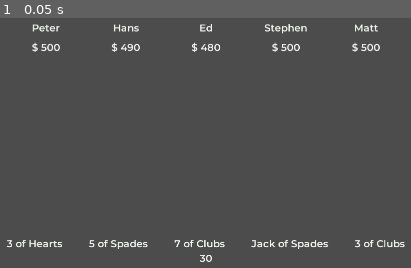
Above: before the commit, frame 1.
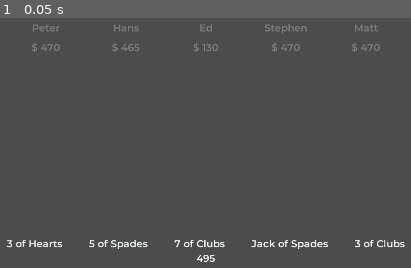
Above: after the commit, the same moment.

Repository: FanuelAnte/Fifty-Two
Game: Godot game, scene res://Scenes/Hold-em.tscn
Two runs of this game, one before a commit and one after it. Both use one fixed random seed, a clock stepped at 60 frames per second and the inputs below.
Inputs:
- Up to frame 1 (0.05 s): no input

The runs differ from the first frame. In frame 1, 1.2% of the frame differs, in the area x 7-93%, y 2-98%.

Commit message:
A perfect hand

Diff:
--- a/Scenes/Hold-em.gd
+++ b/Scenes/Hold-em.gd
@@ -27,19 +27,22 @@
 	if current_round == 0:
 		initial_round_bets()
 	elif current_round == 1:
+		print("---------------")
 		first_round_bets()
 	elif current_round == 2:
 		flop()
 	elif current_round == 3:
-		print("-----------")
+		print("---------------")
 		standard_round_bets()
 	elif current_round == 4:
 		turn_or_river(3)
 	elif current_round == 5:
+		print("---------------")
 		standard_round_bets()
 	elif current_round == 6:
 		turn_or_river(4)
 	elif current_round == 7:
+		print("---------------")
 		standard_round_bets()
 
 func initial_round_bets():
@@ -54,6 +57,7 @@
 		player.blind_bet()
 
 func first_round_bets():
+#	Globals.previous_action = "Bet"
 	check_players_status()
 	for player_index in range(blind_indexes[2], active_player_count):
 		player_list.get_child(player_index).act(current_round)
@@ -112,15 +116,6 @@
 		player.create_player()
 
 
-func test():
-	var arr = [2,2,3,2]
-
-	if arr[0] == arr[1] and arr[1] == arr[2] and arr[2] and arr[3]:
-		print("ok")
-	else:
-		print("bad")
-
-
 func _process(delta):
 	pot_lbl.text = str(Globals.pot)
 	round_lbl.text = str(current_round)
--- a/Scenes/Player.gd
+++ b/Scenes/Player.gd
@@ -8,6 +8,10 @@
 var types = ["", "Dealer", "Small Blind", "Big Blind"]
 
 var actions = ["call_bet", "bet", "fold", "check", "raise_bet"]
+
+var apprehensive_actions = [2, 3]
+
+var aggressive_actions = [0, 4]
 
 var hole = []
 
@@ -24,6 +28,7 @@
 	hint_tooltip = types[type] + "\n" + hole[0] + "\n" + hole[1]
 	name_lbl.text = player_name
 	cash_lbl.text = "$ " + str(cash)
+#	if !is_active:
 
 func deal_hand():
 	for i in range(2):
@@ -34,9 +39,45 @@
 	deal_hand()
 
 func act(current_round):
+#	yield(get_tree().create_timer(1), "timeout")
+
+	var previous_action = Globals.previous_action
+
 	randomize()
 	if is_active:
-		rank_hand(current_round)
+		var hand_rank = rank_hand(current_round)
+
+#		print(hand_rank)
+
+		if current_round == 1:
+#			if hand_rank < 10:
+				var action = actions[aggressive_actions[randi() % aggressive_actions.size()]]
+				if action == "raise_bet":
+					call(action, Globals.current_bet_amount * 2)
+				else:
+					call(action)
+
+		elif current_round == 3 or current_round == 5 or current_round == 7:
+			if hand_rank < 10:
+				if previous_action == "-" or previous_action == "Fold" or previous_action == "Check":
+					bet(randi() % (cash/2) + 5)
+				else:
+					var action = actions[aggressive_actions[randi() % aggressive_actions.size()]]
+					if action == "raise_bet":
+						call(action, Globals.current_bet_amount * 2)
+					else:
+						call(action)
+			else:
+				if previous_action == "-" or previous_action == "Fold" or previous_action == "Check":
+					var action = actions[apprehensive_actions[randi() % apprehensive_actions.size()]]
+					call(action)
+				else:
+					fold()
+
+#		print(current_round)
+#		print(player_name)
+#		print(hand_rank)
+#		print("-----------")
 #		var action = actions[randi() % actions.size()]
 #		Globals.current_action = player_name + ":  " + action
 #		if action == "bet" or action == "raise_bet":
@@ -49,6 +90,8 @@
 	var card_suits = []
 	var card_value_indexes = []
 
+	var rank = 10
+
 	if current_round == 1:
 		for card in hole:
 			card_values.append(card.split(" ")[0])
@@ -67,26 +110,33 @@
 
 		if card_suits[0] == card_suits [1]:
 			#check flush
-			print(player_name + " is on a flush")
+#			print(player_name + " is on a flush")
+			rank = Globals.hand_rankings["Flush"]
 
 			#check royal flush
 			if card_values[0] != card_values[1]:
 				if card_values[0] in Globals.hand_rankings_reference["Royal Flush"] and card_values[1] in Globals.hand_rankings_reference["Royal Flush"]:
-					print(player_name + " is on a royal flush")
+#					print(player_name + " is on a royal flush")
+					rank = Globals.hand_rankings["Royal Flush"]
 
 		#check four of a kind, full house, three of a kind, two pair and one pair
 		elif card_values[0] == card_values[1]:
-			print(player_name + " is on a four of a kind, full house, three of a kind, two pair or one pair")
+#			print(player_name + " is on a four of a kind, full house, three of a kind, two pair or one pair")
+			rank = Globals.hand_rankings["Four of a Kind"]
 
 		#check straight
 		elif card_value_indexes[0] == card_value_indexes[1] - 1:
-			print(player_name + " is on a straight")
+#			print(player_name + " is on a straight")
+			rank = Globals.hand_rankings["Straight"]
+
 			#check straight flush
 			if card_suits[0] == card_suits [1]:
-				print(player_name + " is on a straight flush")
+#				print(player_name + " is on a straight flush")
+				rank = Globals.hand_rankings["Straight Flush"]
 
 		else:
-			print(player_name + " has rags")
+#			print(player_name + " has rags")
+			rank = Globals.hand_rankings["Rags"]
 
 	elif current_round == 3:
 		for card in hole:
@@ -107,116 +157,75 @@
 				if card_value_rank[1] == card_value:
 					card_value_indexes.append(card_value_rank[0])
 
-		var broken_suit = false
-		var royal = true
-		var duplicate_card = false
-
-		var consecutive = true
-
-		var four_combinations = get_combinations(card_values, "Four")
-		var three_combinations = get_combinations(card_values, "Three")
-		var two_combinations = get_combinations(card_values, "Two")
-
-		var four_of_a_kinds = []
-		var three_of_a_kinds = []
-		var pairs = []
-
-		var has_four_of_a_kind = false
-		var has_three_of_a_kind = false
-		var has_pair = false
-
-		var has_two_pairs = false
-
-		var full_house = false
-
-		for suit in card_suits:
-			for i in range(card_suits.size()):
-				if suit != card_suits[i]:
-					broken_suit = true
-					break
-
-		for card in card_values:
-			if !(card in Globals.hand_rankings_reference["Royal Flush"]):
-				royal = false
-				break
-
-		for card in card_values:
-			for i in range(card_values.size()):
-				if card == card_values[i]:
-					duplicate_card = true
-					break
-
-		for card_value_index in range(card_value_indexes.size() - 1):
-			if card_value_indexes[card_value_index] != card_value_indexes[card_value_index + 1] - 1:
-				consecutive = false
-				break
-
-		for combination in four_combinations:
-			if combination[0] == combination[1] and combination[1] == combination[2] and combination[2] == combination[3]:
-				has_four_of_a_kind = true
-				four_of_a_kinds.append(combination)
-
-		for combination in three_combinations:
-			if combination[0] == combination[1] and combination[1] == combination[2]:
-				has_three_of_a_kind = true
-				three_of_a_kinds.append(combination)
-
-		for combination in two_combinations:
-			if combination[0] == combination[1]:
-				has_pair = true
-				pairs.append(combination)
-
-		for three in three_of_a_kinds:
-			for pair in pairs:
-				if three[0] != pair[0]:
-					full_house = true
-
-		if pairs.size() > 1:
-			if pairs[0] != pairs[1]:
-				has_two_pairs = true
-
-		#check royal flush
-		if !broken_suit and !royal and !duplicate_card:
-			print(player_name + " is on a royal flush")
-
-		#check straight flush
-		elif !broken_suit and consecutive:
-			print(player_name + " is on a straight flush")
-
-		#check four of a kind
-		elif has_four_of_a_kind:
-			print(player_name + " is on a four of a kind")
-
-		#check full house
-		elif full_house:
-			print(player_name + " is on a full house")
-
-		#check flush
-		#check smaller chunks(3 and 4) instead of all 5 cards
-		elif !broken_suit:
-			print(player_name + " is on a flush")
-
-		#check straight
-		elif consecutive:
-			print(player_name + " is on a straight")
-
-		#check three of a kind
-		elif has_three_of_a_kind:
-			print(player_name + " is on a three of a kind")
-
-		#check two_pair
-		elif has_two_pairs:
-			print(player_name + " has two pairs")
-
-		#check pair
-		elif has_pair:
-			print(player_name + " has a pair")
-
-		else:
-			print(player_name + " has rags")
-
-func get_combinations(card_list, size):
-	var combo_array = Globals.five_card_combinations[size]
+		rank = post_flop_round_ranking(card_values, card_suits, card_value_indexes)
+
+	elif current_round == 5:
+		var five_card_combos = []
+
+		for card in hole:
+			card_values.append(card.split(" ")[0])
+			card_suits.append(card.split(" ")[2])
+
+		for card in Globals.community_cards:
+			if card != "-":
+				card_values.append(card.split(" ")[0])
+				card_suits.append(card.split(" ")[2])
+
+		#Sort card values
+		card_values.sort_custom(self, "sort_cards")
+
+		#Get card value indexes
+		for card_value in card_values:
+			for card_value_rank in Globals.card_value_ranking:
+				if card_value_rank[1] == card_value:
+					card_value_indexes.append(card_value_rank[0])
+
+		five_card_combos = get_combinations(card_values, "Six", "Five")
+
+		for hand in five_card_combos:
+			if rank > post_flop_round_ranking(hand, card_suits, card_value_indexes):
+				rank = post_flop_round_ranking(hand, card_suits, card_value_indexes)
+
+	elif current_round == 7:
+		var five_card_combos = []
+
+		for card in hole:
+			card_values.append(card.split(" ")[0])
+			card_suits.append(card.split(" ")[2])
+
+		for card in Globals.community_cards:
+			if card != "-":
+				card_values.append(card.split(" ")[0])
+				card_suits.append(card.split(" ")[2])
+
+		#Sort card values
+		card_values.sort_custom(self, "sort_cards")
+
+		#Get card value indexes
+		for card_value in card_values:
+			for card_value_rank in Globals.card_value_ranking:
+				if card_value_rank[1] == card_value:
+					card_value_indexes.append(card_value_rank[0])
+
+		five_card_combos = get_combinations(card_values, "Seven", "Five")
+
+		for hand in five_card_combos:
+			if rank > post_flop_round_ranking(hand, card_suits, card_value_indexes):
+				rank = post_flop_round_ranking(hand, card_suits, card_value_indexes)
+
+	return rank
+
+func get_combinations(card_list, hand_size, chunk_size):
+	var combo_array = []
+
+	if hand_size == "Five":
+		combo_array = Globals.five_card_combinations[chunk_size]
+	elif hand_size == "Six":
+		combo_array = Globals.six_card_combinations[chunk_size]
+	elif hand_size == "Seven":
+		combo_array = Globals.seven_card_combinations[chunk_size]
+
+
 	var new_combo_array = []
 
 	for combo in combo_array:
@@ -229,35 +238,174 @@
 
 	return new_combo_array
 
+func post_flop_round_ranking(card_values, card_suits, card_value_indexes):
+	var broken_suit = false
+	var royal = true
+	var duplicate_card = false
+
+	var consecutive = true
+
+	var four_combinations = get_combinations(card_values, "Five", "Four")
+	var three_combinations = get_combinations(card_values, "Five", "Three")
+	var two_combinations = get_combinations(card_values, "Five", "Two")
+
+	var four_of_a_kinds = []
+	var three_of_a_kinds = []
+	var pairs = []
+
+	var has_four_of_a_kind = false
+	var has_three_of_a_kind = false
+	var has_pair = false
+
+	var has_two_pairs = false
+
+	var full_house = false
+
+	for suit in card_suits:
+		for i in range(card_suits.size()):
+			if suit != card_suits[i]:
+				broken_suit = true
+				break
+
+	for card in card_values:
+		if !(card in Globals.hand_rankings_reference["Royal Flush"]):
+			royal = false
+			break
+
+	for card in card_values:
+		for i in range(card_values.size()):
+			if card == card_values[i]:
+				duplicate_card = true
+				break
+
+	for card_value_index in range(card_value_indexes.size() - 1):
+		if card_value_indexes[card_value_index] != card_value_indexes[card_value_index + 1] - 1:
+			consecutive = false
+			break
+
+	for combination in four_combinations:
+		if combination[0] == combination[1] and combination[1] == combination[2] and combination[2] == combination[3]:
+			has_four_of_a_kind = true
+			four_of_a_kinds.append(combination)
+
+	for combination in three_combinations:
+		if combination[0] == combination[1] and combination[1] == combination[2]:
+			has_three_of_a_kind = true
+			three_of_a_kinds.append(combination)
+
+	for combination in two_combinations:
+		if combination[0] == combination[1]:
+			has_pair = true
+			pairs.append(combination)
+
+	for three in three_of_a_kinds:
+		for pair in pairs:
+			if three[0] != pair[0]:
+				full_house = true
+
+	if pairs.size() > 1:
+		if pairs[0] != pairs[1]:
+			has_two_pairs = true
+
+	#check royal flush
+	if !broken_suit and !royal and !duplicate_card:
+#		print(player_name + " is on a royal flush")
+		return Globals.hand_rankings["Royal Flush"]
+
+	#check straight flush
+	elif !broken_suit and consecutive:
+#		print(player_name + " is on a straight flush")
+		return Globals.hand_rankings["Straight Flush"]
+
+	#check four of a kind
+	elif has_four_of_a_kind:
+#		print(player_name + " is on a four of a kind")
+		return Globals.hand_rankings["Four of a Kind"]
+
+	#check full house
+	elif full_house:
+#		print(player_name + " is on a full house")
+		return Globals.hand_rankings["Full House"]
+
+	#check flush
+	#check smaller chunks(3 and 4) instead of all 5 cards
+	elif !broken_suit:
+#		print(player_name + " is on a flush")
+		return Globals.hand_rankings["Flush"]
+
+	#check straight
+	elif consecutive:
+#		print(player_name + " is on a straight")
+		return Globals.hand_rankings["Straight"]
+
+	#check three of a kind
+	elif has_three_of_a_kind:
+#		print(player_name + " is on a three of a kind")
+		return Globals.hand_rankings["Three of a Kind"]
+
+	#check two_pair
+	elif has_two_pairs:
+#		print(player_name + " has two pairs")
+		return Globals.hand_rankings["Two Pair"]
+
+	#check pair
+	elif has_pair:
+#		print(player_name + " has a pair")
+		return Globals.hand_rankings["Pair"]
+
+	else:
+#		print(player_name + " has rags")
+		return Globals.hand_rankings["Rags"]
 
 func blind_bet():
 	if type == 2:
 		cash -= Globals.small_blind_amount
 		Globals.pot += Globals.small_blind_amount
 		Globals.current_bet_amount = Globals.small_blind_amount
+		Globals.previous_action = "Bet"
+
 	elif type == 3:
 		cash -= Globals.big_blind_amount
 		Globals.pot += Globals.big_blind_amount
 		Globals.current_bet_amount = Globals.big_blind_amount
+		Globals.previous_action = "Bet"
 
 func call_bet():
-	cash -= Globals.current_bet_amount
-	Globals.pot += Globals.current_bet_amount
+	if cash >= Globals.current_bet_amount:
+		cash -= Globals.current_bet_amount
+		Globals.pot += Globals.current_bet_amount
+		Globals.previous_action = "Call"
+		print(player_name + " Calls " + str(Globals.current_bet_amount))
+	else:
+		fold()
+
 
 func bet(amount):
 	cash -= amount
 	Globals.pot += amount
+	Globals.current_bet_amount = amount
+	Globals.previous_action = "Bet"
+	print(player_name + " Bets " + str(amount))
 
 func fold():
 	is_active = false
+	set_modulate(Color(1, 1, 1, 0.3))
+#	Globals.previous_action = "Fold"
+	print(player_name + " Folds")
 
 func check():
-	pass
+	Globals.previous_action = "Check"
+	print(player_name + " Checks")
 
 func raise_bet(amount):
-	cash -= Globals.current_bet_amount + amount
-	Globals.pot += Globals.current_bet_amount + amount
-	Globals.current_bet_amount = Globals.current_bet_amount + amount
+	if cash >= amount:
+		cash -= Globals.current_bet_amount + amount
+		Globals.pot += Globals.current_bet_amount + amount
+		Globals.current_bet_amount = Globals.current_bet_amount + amount
+		Globals.previous_action = "Raise"
+		print(player_name + " Raises " + str(amount))
+	else:
+		call_bet()
 
 func sort_cards(a, b):
 	var rank_a
--- a/Scenes/globals.gd
+++ b/Scenes/globals.gd
@@ -25,6 +25,8 @@
 
 #reset to default after every hand
 var community_cards = ["-", "-", "-", "-", "-"]
+
+var previous_action = "-"
 
 var five_card_combinations = {
 	"Four": [
@@ -60,6 +62,61 @@
 	]
 }
 
+var six_card_combinations = {
+	"Five": [
+		[1,2,3,4,5],
+		[1,2,3,4,6],
+		[1,2,3,5,6],
+		[1,2,4,5,6],
+		[1,3,4,5,6],
+		[2,3,4,5,6]
+	]
+}
+
+var seven_card_combinations = {
+	"Five": [
+		[3,4,5,6,7],
+		[2,4,5,6,7],
+		[2,3,5,6,7],
+		[2,3,4,6,7],
+		[2,3,4,5,7],
+		[2,3,4,5,6],
+
+		[1,4,5,6,7],
+		[1,3,5,6,7],
+		[1,3,4,6,7],
+		[1,3,4,5,7],
+		[1,3,4,5,6],
+
+		[1,2,5,6,7],
+		[1,2,4,6,7],
+		[1,2,4,5,7],
+		[1,2,4,5,6],
+
+		[1,2,3,6,7],
+		[1,2,3,5,7],
+		[1,2,3,5,6],
+
+		[1,2,3,4,7],
+		[1,2,3,4,6],
+
+		[1,2,3,4,5]
+	]
+}
+
+var hand_rankings = {
+	"Royal Flush": 1,
+	"Straight Flush": 2,
+	"Four of a Kind": 3,
+	"Full House": 4,
+	"Flush": 5,
+	"Straight": 6,
+	"Three of a Kind": 7,
+	"Two Pair": 8,
+	"Pair": 9,
+	"Rags": 10
+}
+
 var hand_rankings_reference = {
 	"Royal Flush": ["Ace", "Jack", "Queen", "King", "10"],
 }
@@ -69,11 +126,10 @@
 
 var current_action = ""
 
-var small_blind_amount = 10
-var big_blind_amount = 20
+var small_blind_amount = 5
+var big_blind_amount = 10
 
 var pot = 0
-
 
 var rng = RandomNumberGenerator.new()
 
